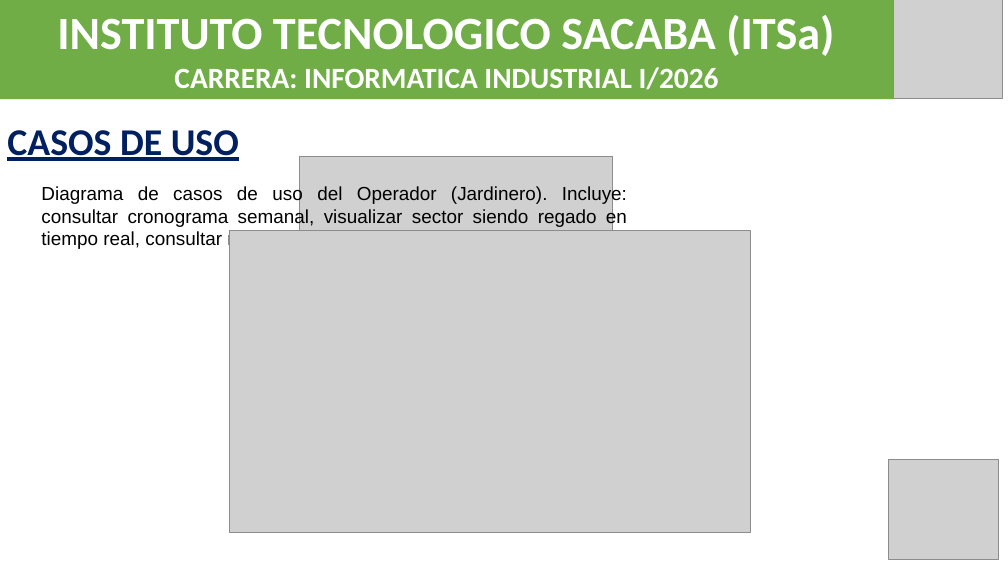
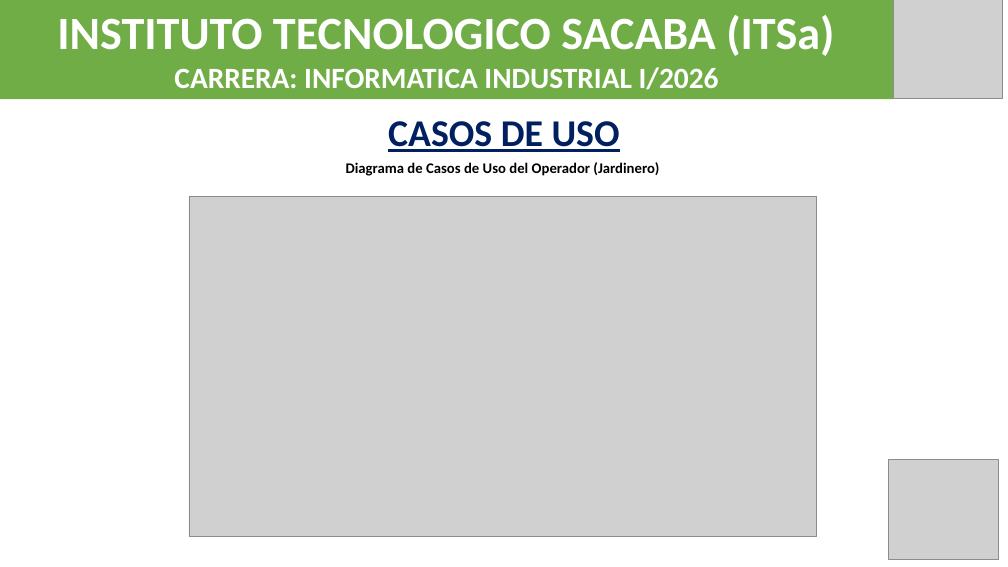
Before and after one commit to Jose12300552/quinta-verde-flow, a slide deck: slide 13 of PRESENTACION_SARQUE.pptx. Drawn at 1008x567 pixels with LibreOffice and Linux fonts; fonts in the diff are those of the drawing; grey boxes stand for pictures. Boxes give left, top, right and bottom in pixels: in the first picture for what was removed or moved away, otherwise in the second. Text is boxed around its words. In the diff, an @@ line names an element or a change of style, - is before the commit and + after.

```diff
--- a/PRESENTACION_SARQUE.pptx
+++ b/PRESENTACION_SARQUE.pptx
@@ text "CASOS DE USO": place and size @@
-text "CASOS DE USO" at box(7, 130, 239, 161)
+text "CASOS DE USO" at box(388, 121, 620, 152)
@@ text "CASOS DE USO" at box(388, 121, 620, 152): alignment left to centre @@
@@ picture removed at box(300, 157, 613, 488) @@
@@ text at box(346, 162, 659, 176): text changed; size 18 to 14 pt; font Arial to Calibri; bold on @@
-Diagrama de casos de uso del Operador (Jardinero). Incluye: consultar cronograma semanal, visualizar sector siendo regado en tiempo real, consultar reportes de consumo simulado.
+Diagrama de Casos de Uso del Operador (Jardinero)
@@ picture: place and size @@
-picture at box(229, 230, 751, 532)
+picture at box(189, 197, 817, 537)
```
Also in this commit, not shown: 21 other slides changed, 2 other files.
